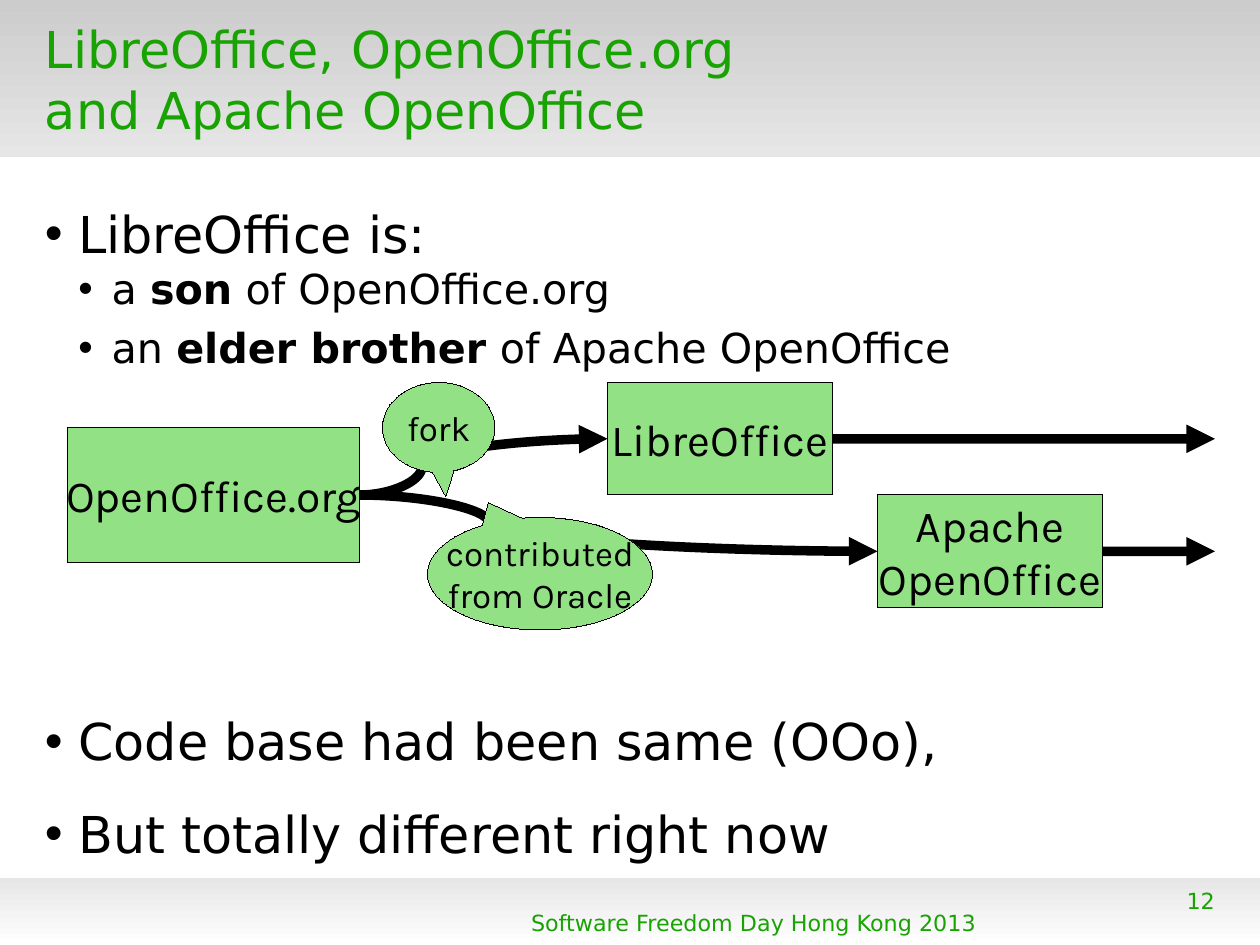
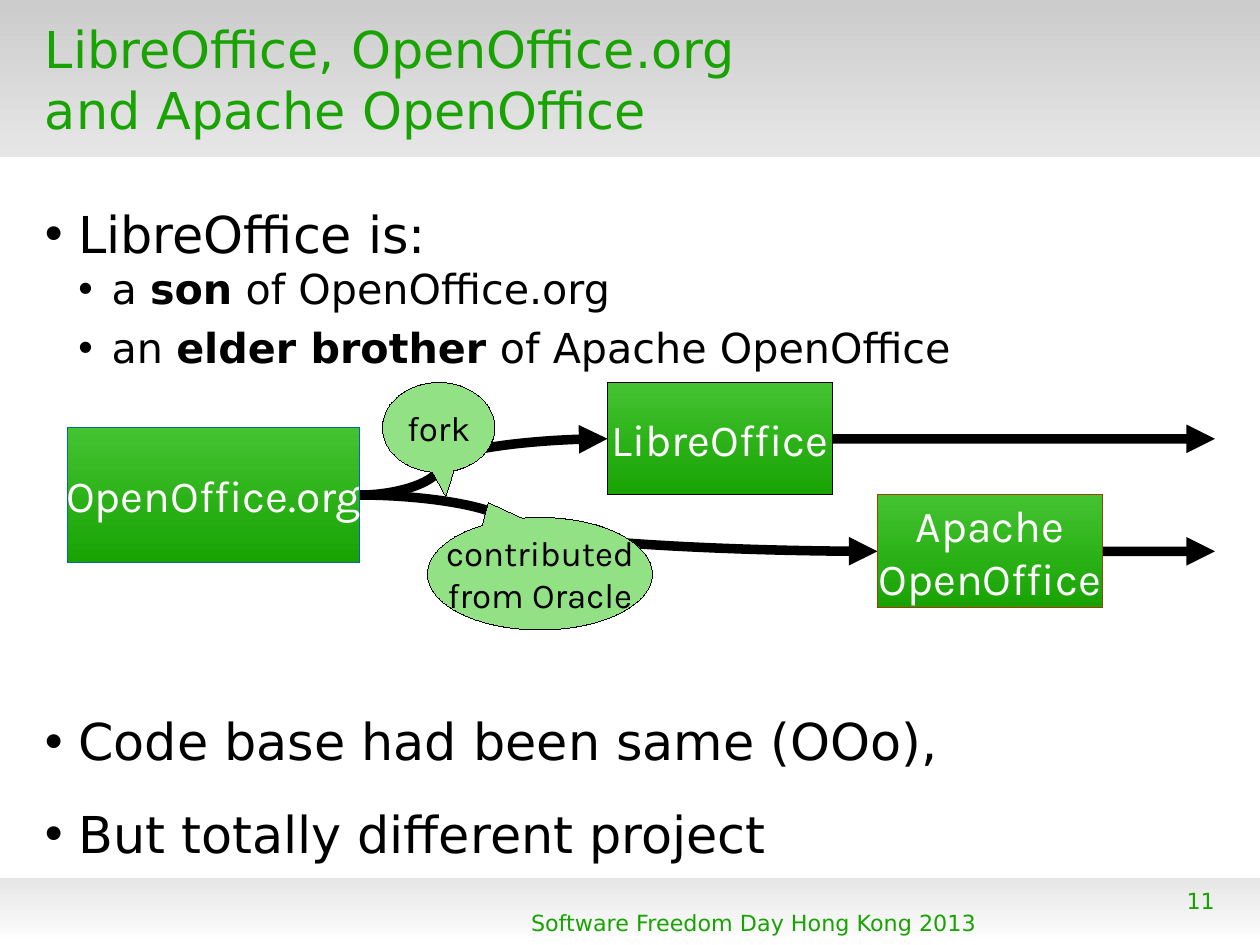
Before and after one commit to naruoga/KantoLibreOffice, a slide deck: slide 11 of others/SFD2013HK.odp (slide 12 before the commit). Drawn at 1260x945 pixels with LibreOffice and Linux fonts; fonts in the diff are those of the drawing; background and template pictures are left out. Boxes give left, top, right and bottom in pixels: in the first picture for what was removed or moved away, otherwise in the second. Text is boxed around its words. In the diff, an @@ line names an element or a change of style, - is before the commit and + after.

```diff
--- a/others/SFD2013HK.odp
+++ b/others/SFD2013HK.odp
@@ rectangle "LibreOffice" at bbox=[607, 383, 832, 495]: text colour #000000 to #FFFFFF; fill #92E285 to gradient #43C330 to #18A303 @@
@@ rectangle "OpenOffice.org" at bbox=[67, 428, 360, 563]: text colour #000000 to #FFFFFF; fill #92E285 to gradient #43C330 to #18A303; outline #000000 0 pt to #0369A3 0 pt @@
@@ curved arrow (360, 495) - (608, 439): route changed @@
@@ curved arrow (360, 495) - (878, 551): route changed @@
@@ rectangle "Apache" at bbox=[878, 495, 1103, 607]: text colour #000000 to #FFFFFF; fill #92E285 to gradient #43C330 to #18A303; outline #000000 0 pt to #A33E03 0 pt @@
@@ text at bbox=[78, 814, 766, 864]: text changed @@
-• But totally different right now
+• But totally different project
@@ page number at bbox=[1187, 892, 1215, 909]: text changed @@
-12
+11
```
Also in this commit, not shown: 8 other slides changed, 15 slides added, 3 slides removed, 2 other files.
